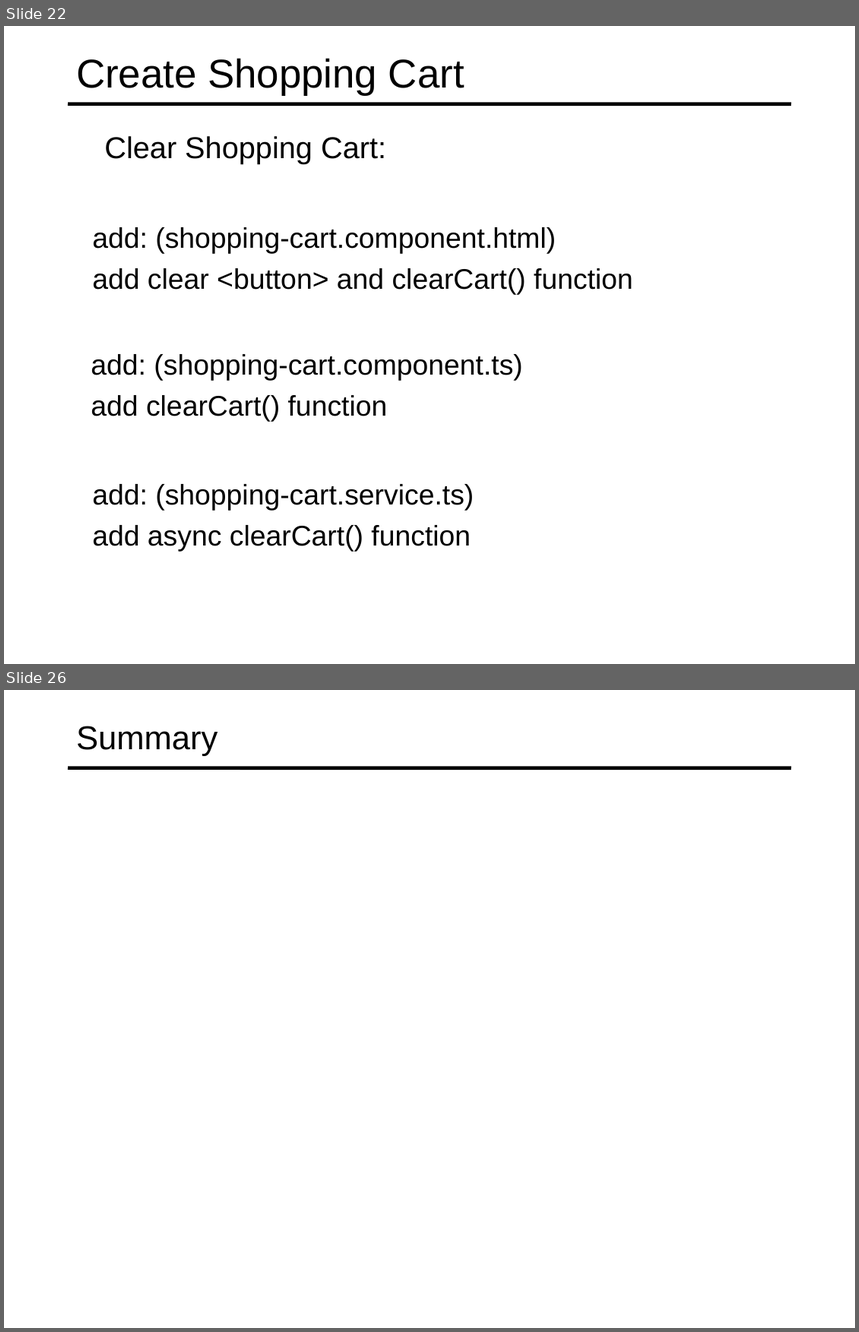
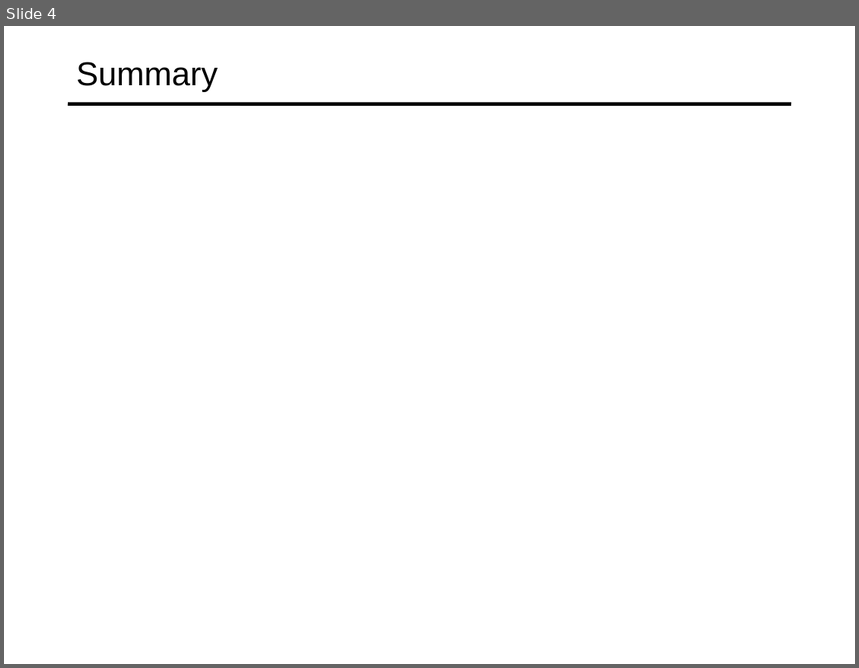
Before and after one commit to specter01wj/Jago_Link_Training, a slide deck: Angular/Angular7/Angular Advanced Course/Project/22.Project_Check Out Module/L6_Project_Check Out Module.ppt. Shown one above the other, each under a label of ours: slides 22 and 26 before the commit, slide 4 after it; the slides between them are not shown. The pictures are 859x1332 and 859x668 pixels, drawn with LibreOffice and Linux fonts; fonts in the diff are those of the drawing. Boxes give left, top, right and bottom in pixels: in the first picture for what was removed or moved away, otherwise in the second. Text is boxed around its words. In the diff, an @@ line names an element or a change of style, - is before the commit and + after.

```diff
--- a/Angular/Angular7/Angular Advanced Course/Project/22.Project_Check Out Module/L6_Project_Check Out Module.ppt
+++ b/Angular/Angular7/Angular Advanced Course/Project/22.Project_Check Out Module/L6_Project_Check Out Module.ppt
@@ slide 22 removed at (x1=4, y1=26, x2=855, y2=664), background #FFFFFF; not listed: 1 template element that a slide beside it also shows @@
@@ title removed at (x1=76, y1=58, x2=465, y2=96) @@
-Create Shopping Cart
@@ text removed at (x1=104, y1=136, x2=386, y2=164) @@
-  Clear Shopping Cart:
@@ text removed at (x1=92, y1=227, x2=633, y2=295) @@
-  add: (shopping-cart.component.html)
-  add clear <button> and clearCart() function
@@ text removed at (x1=91, y1=354, x2=522, y2=422) @@
-  add: (shopping-cart.component.ts)
-  add clearCart() function
@@ text removed at (x1=92, y1=484, x2=474, y2=551) @@
-  add: (shopping-cart.service.ts)
-  add async clearCart() function
@@ what was slide 26 is now slide 4 @@
```
Also in this commit, not shown: 1 slide changed, 21 other slides removed, 1 other file.
